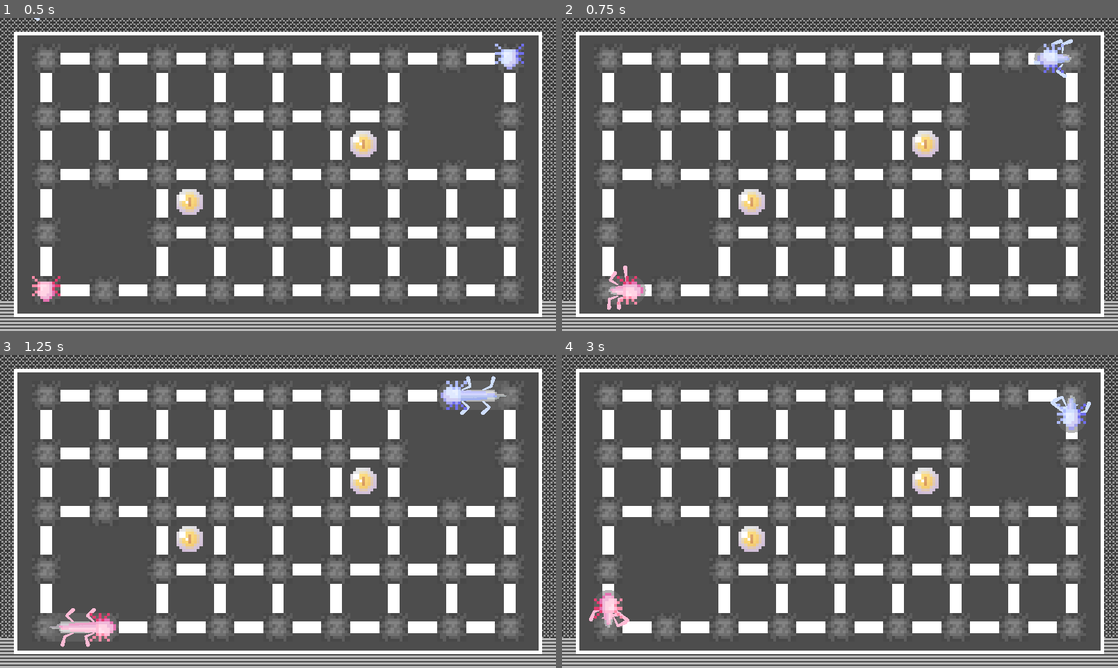
Above: before the commit, frames 1-4 (two rows, left to right).
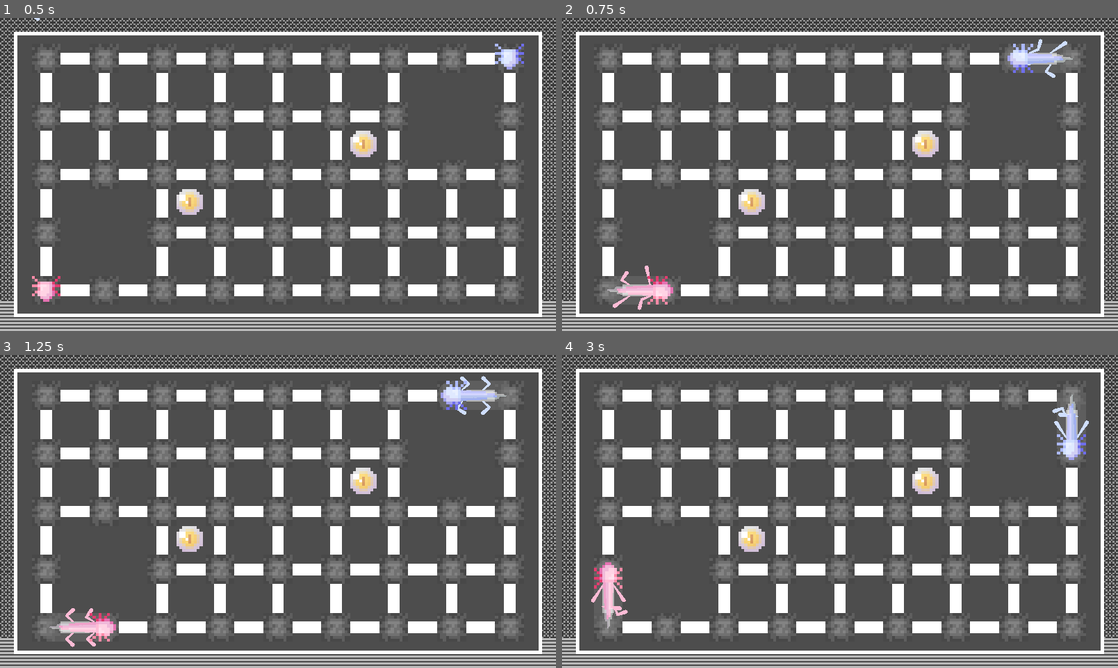
Above: after the commit, the same moments.

Repository: r8114wjbn9118/Hello-Godot-Game-Jam-1
Game: Godot game, scene res://Map/Map.tscn
Two runs of this game, one before a commit and one after it. Both use one fixed random seed, a clock stepped at 60 frames per second and the inputs below. The engine's default icon, where the game draws it, is replaced by a stand-in: a white triangle on a blue panel in a dark square.
Inputs:
- Up to frame 1 (0.5 s): no input
- Up to frame 2 (0.75 s): tap Enter (ui_accept) at 0.5 s; hold Right (ui_right) from 0.53 s (still down); hold Z (z) from 0.53 s (still down)
- Up to frame 3 (1.25 s): keep holding Right (ui_right); keep holding Z (z); tap Enter (ui_accept) at 0.77 s
- Up to frame 4 (3 s): release Right (ui_right) at 1.28 s; release Z (z) at 1.28 s; hold Down (ui_down) 1.28-2.03 s; tap Z (z) at 1.35, 2.85 s; tap Enter (ui_accept) at 1.52, 2 s; hold Right (ui_right) 2.03-2.78 s; hold Z (z) 2.03-2.78 s; hold Up (ui_up) from 2.78 s (still down)

Frame 1 is identical in both runs. In frame 2, 1.4% of the frame differs, in the area x 8-92%, y 6-94%; in frame 3, 0.2%; in frame 4, 1.4%, in the area x 4-96%, y 12-88%.

Commit message:
Worm Tween Move

Diff:
--- a/Map/Map.tscn
+++ b/Map/Map.tscn
@@ -48,10 +48,12 @@
 [node name="MainWorm" parent="Worm" instance=ExtResource("9_tj3aa")]
 unique_name_in_owner = true
 position = Vector2(80, 470)
+move_time = null
 
 [node name="SubWorm" parent="Worm" instance=ExtResource("9_tj3aa")]
 unique_name_in_owner = true
 position = Vector2(880, 70)
+move_time = null
 
 [node name="Foreground" parent="." instance=ExtResource("9_gth0d")]
 unique_name_in_owner = true
--- a/Map/edgeManager.gd
+++ b/Map/edgeManager.gd
@@ -18,11 +18,11 @@
 
 
 func get_closed_edge():
-	var list:Array[Vector2i] = []
+	var _list:Array[Vector2i] = []
 	for key in available_count_dict.keys():
 		if get_available_count(key) == 0:
-			list.append(key)
-	return list
+			_list.append(key)
+	return _list
 
 func get_available_count(game_pos):
 	return available_count_dict.get(game_pos, -1)
@@ -44,7 +44,7 @@
 	pass
 
 func get_connect_point_list(point_list:Array[Vector2i]) -> Array:
-	var list:Array = []
+	var _list:Array = []
 	if point_list.size() > 1:
 		for i in range(point_list.size() - 1):
 			var p1:Vector2i = point_list[i]
@@ -52,8 +52,8 @@
 				var p2:Vector2i = point_list[j]
 				var distance:int = abs(p1.x - p2.x) + abs(p1.y - p2.y)
 				if distance == 1:
-					list.append([p1, p2])
-	return list
+					_list.append([p1, p2])
+	return _list
 
 
 
--- a/Map/wormManager.gd
+++ b/Map/wormManager.gd
@@ -71,13 +71,13 @@
 func _unhandled_input(event: InputEvent) -> void:
 	if state == ACTION.WAIT:
 		if Input.is_action_pressed("ui_up"):
-			return move_input(Vector2i.UP)
+			move_input(Vector2i.UP)
 		elif Input.is_action_pressed("ui_left"):
-			return move_input(Vector2i.LEFT)
+			move_input(Vector2i.LEFT)
 		elif Input.is_action_pressed("ui_right"):
-			return move_input(Vector2i.RIGHT)
+			move_input(Vector2i.RIGHT)
 		elif Input.is_action_pressed("ui_down"):
-			return move_input(Vector2i.DOWN)
+			move_input(Vector2i.DOWN)
 		elif Input.is_action_pressed("z"):
 			Undo()
 
@@ -94,7 +94,7 @@
 
 func check(direction):
 	var map_point_list = point_manager.get_used_cells()
-	var target_edge_map_pos
+	var _target_edge_map_pos
 
 	# 設定目標點
 	var target_map_pos = main_worm.game_pos + direction #* main_worm.action_distance
@@ -140,7 +140,7 @@
 		#move_path.append(target_map_pos)
 	#else:
 		#return false
-	return true
+	#return true
 
 func check_edge_is_passable(p1, p2):
 	var edge_game_pos
--- a/MapItems/WormTail/body/WormBody.tscn
+++ b/MapItems/WormTail/body/WormBody.tscn
@@ -20,6 +20,7 @@
 
 [node name="WormBody" type="Node2D" groups=["Worm"]]
 script = ExtResource("1_aav5k")
+move_time = null
 
 [node name="Node" type="Node" parent="."]
 
--- a/MapItems/WormTail/body/body_line.gd
+++ b/MapItems/WormTail/body/body_line.gd
@@ -18,11 +18,11 @@
 @onready var _line = $BodyLine
 
 var length:int = 10
-func init(head, point_manager) -> void:
+func init(head, _point_manager) -> void:
 
-	self.point_manager = point_manager
-	GRID_SIZE = point_manager.tile_set.tile_size
-	GRID_OFFSET = point_manager.position + GRID_SIZE / 2
+	self.point_manager = _point_manager
+	GRID_SIZE = _point_manager.tile_set.tile_size
+	GRID_OFFSET = _point_manager.position + GRID_SIZE / 2
 
 	#name = head.name + "Body"
 	var arr = []
--- a/MapItems/WormTail/body/worm_body.gd
+++ b/MapItems/WormTail/body/worm_body.gd
@@ -5,6 +5,7 @@
 signal move_finish_signal()
 
 @export var move_speed:float = 200
+@export var move_time:float = 0.5 # TEST 替代 move_speed
 
 enum ACTION {
 	WAIT,
@@ -27,9 +28,10 @@
 
 
 
-func _physics_process(delta: float):
-	if state == ACTION.MOVE:
-		move(delta)
+#func _physics_process(delta: float):
+	#if state == ACTION.MOVE:
+		#pass
+		##move(delta)
 
 
 #region by DF
@@ -51,19 +53,30 @@
 	_pathLine.move(position)
 	_bodyLine.move(position)
 
-func set_pos(game_pos, target_pos): # NOTE 由UNDO調用
-	self.game_pos = game_pos
-	position = target_pos
+func set_pos(_game_pos, _target_pos): # NOTE 由父UNDO調用
+	self.game_pos = _game_pos
+	position = _target_pos
 
-func move(delta):
-	position += position.direction_to(target_pos) * move_speed * delta
+func _make_tween():
+	var tween = get_tree().create_tween()
+	tween.tween_method(_tween_move, position, target_pos, move_time)\
+		.set_trans(Tween.TRANS_QUINT).set_ease(Tween.EASE_OUT)
+	tween.tween_callback(move_finish)
+
+func _tween_move(new_pos): # TEST 替代move
+	position = new_pos
 	_pathLine.move(position)
 	_bodyLine.move(position)
 
-	if reach_destination(position, target_pos):
-		move_finish()
-		return false
-	return true
+#func move(delta):
+	#position += position.direction_to(target_pos) * move_speed * delta
+	#_pathLine.move(position)
+	#_bodyLine.move(position)
+	#
+	#if reach_destination(position, target_pos):
+		#move_finish()
+		#return false
+	#return true
 
 func _move(): # NOTE move  (不應該被直接調用)
 	pass
@@ -86,27 +99,28 @@
 		_undoRedo.undo()
 #endregion
 
-func reach_destination(a, b):
-	if a.distance_squared_to(b) < move_speed / 100:
-		position = b
-		return true
-	return false
+#func reach_destination(a, b):
+	#if a.distance_squared_to(b) < move_speed / 100:
+		#position = b
+		#return true
+	#return false
 
 
 func can_move(direction, map_size):
-	var target_game_pos = game_pos + direction
-	if target_game_pos.x < 0 or target_game_pos.x >= map_size.x:
+	var _target_game_pos = game_pos + direction
+	if _target_game_pos.x < 0 or _target_game_pos.x >= map_size.x:
 		return null
-	if target_game_pos.y < 0 or target_game_pos.y >= map_size.y:
+	if _target_game_pos.y < 0 or _target_game_pos.y >= map_size.y:
 		return null
-	return target_game_pos
-	pass
+	return _target_game_pos
 
-func start_move(target_game_pos, target_pos):
-	printt("Worm Start Move", target_game_pos, target_pos)
-	state = ACTION.MOVE
-	self.target_game_pos = target_game_pos
-	self.target_pos = target_pos
+func start_move(_target_game_pos, _target_pos):
+	printt("Worm Start Move", _target_game_pos, _target_pos)
+
+	#state = ACTION.MOVE # TEST
+	self.target_game_pos = _target_game_pos
+	self.target_pos = _target_pos
+	_make_tween() # TEST
 
 func move_finish():
 	game_pos = target_game_pos
--- a/MapItems/WormTail/legIK/leg_ik.gd
+++ b/MapItems/WormTail/legIK/leg_ik.gd
@@ -7,7 +7,7 @@
 # Called every frame. 'delta' is the elapsed time since the previous frame.
 var _moving:bool = false
 var canMove:bool = true
-func _process(delta: float) -> void:
+func _process(_delta: float) -> void:
 	var StartAt:Vector2 = global_position
 	var EndAt:Vector2 = %LegEnd.global_position
 	if (%LegEnd.global_position - %Target.global_position).length() > STEP_LENGTH and !_moving and canMove: # 重置落腳點
@@ -18,11 +18,11 @@
 		tween.tween_property(self, "_moving", false, 0.0)
 		#%LegEnd.global_position = %Target.global_position
 	for i in range(3):
-		FABRIK_F(StartAt, EndAt)
-		FABRIK_I(StartAt, EndAt)
-		FABRIK_F(StartAt, EndAt)
+		FABRIK_F(StartAt)
+		FABRIK_I(EndAt)
+		FABRIK_F(StartAt)
 
-func FABRIK_F(start:Vector2, end:Vector2):  # 正向
+func FABRIK_F(start:Vector2):  # 正向
 	var arr:PackedVector2Array = %Line2D.points
 	arr[0] = start
 	for i in range(1, arr.size()):
@@ -30,7 +30,7 @@
 		arr[i] = (arr[i] - arr[i-1]).normalized() * LENGTH + arr[i-1]
 	%Line2D.points = arr
 
-func FABRIK_I(start:Vector2, end:Vector2):  # 反向
+func FABRIK_I(end:Vector2):  # 反向
 	var arr:PackedVector2Array = %Line2D.points
 	arr[-1] = end
 	for i in range(arr.size()-2, -1, -1): # 反向
